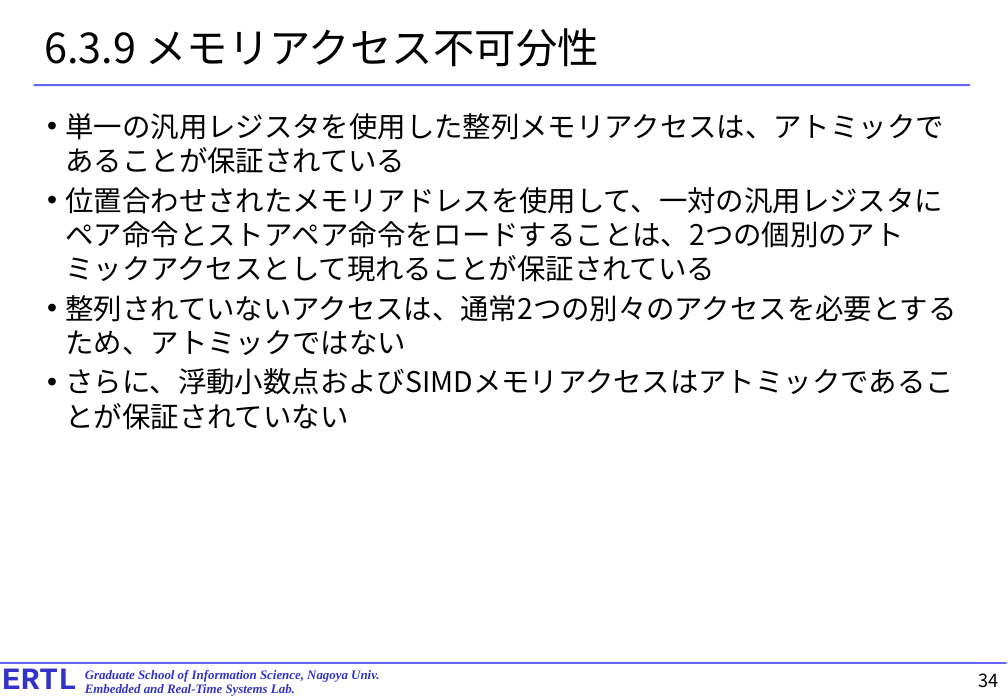
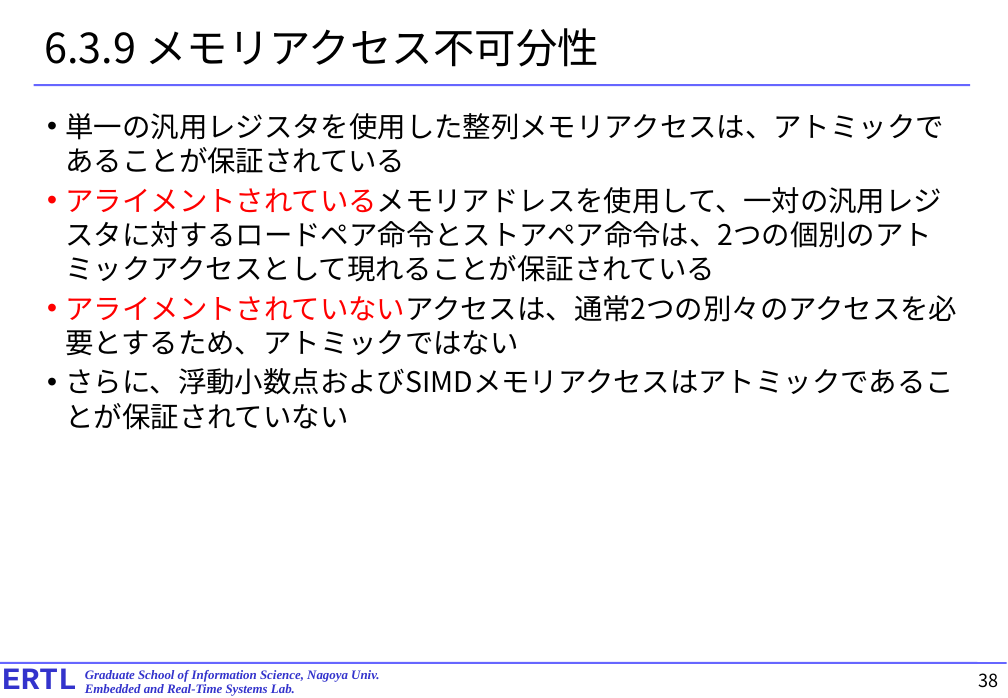
Before and after one commit to exshonda/arm64_basic, a slide deck: slide 38 of text/4.chapter6.pptx (slide 34 before the commit). Drawn at 1008x698 pixels with LibreOffice and Linux fonts; fonts in the diff are those of the drawing. Boxes give left, top, right and bottom in pixels: in the first picture for what was removed or moved away, otherwise in the second. Text is boxed around its words. In the diff, an @@ line names an element or a change of style, - is before the commit and + after.

```diff
--- a/text/4.chapter6.pptx
+++ b/text/4.chapter6.pptx
@@ text at [66,187,958,355]: text changed @@
-• 位置合わせされたメモリアドレスを使用して、一対の汎用レジスタにペア命令とストアペア命令をロードすることは、2つの個別のアトミックアクセスとして現れることが保証されている
-• 整列されていないアクセスは、通常2つの別々のアクセスを必要とするため、アトミックではない
+• アライメントされているメモリアドレスを使用して、一対の汎用レジスタに対するロードペア命令とストアペア命令は、2つの個別のアトミックアクセスとして現れることが保証されている
+• アライメントされていないアクセスは、通常2つの別々のアクセスを必要とするため、アトミックではない
@@ page number at [979,673,999,688]: text changed @@
-34
+38
```
Also in this commit, not shown: 23 other slides changed, 4 slides added.
